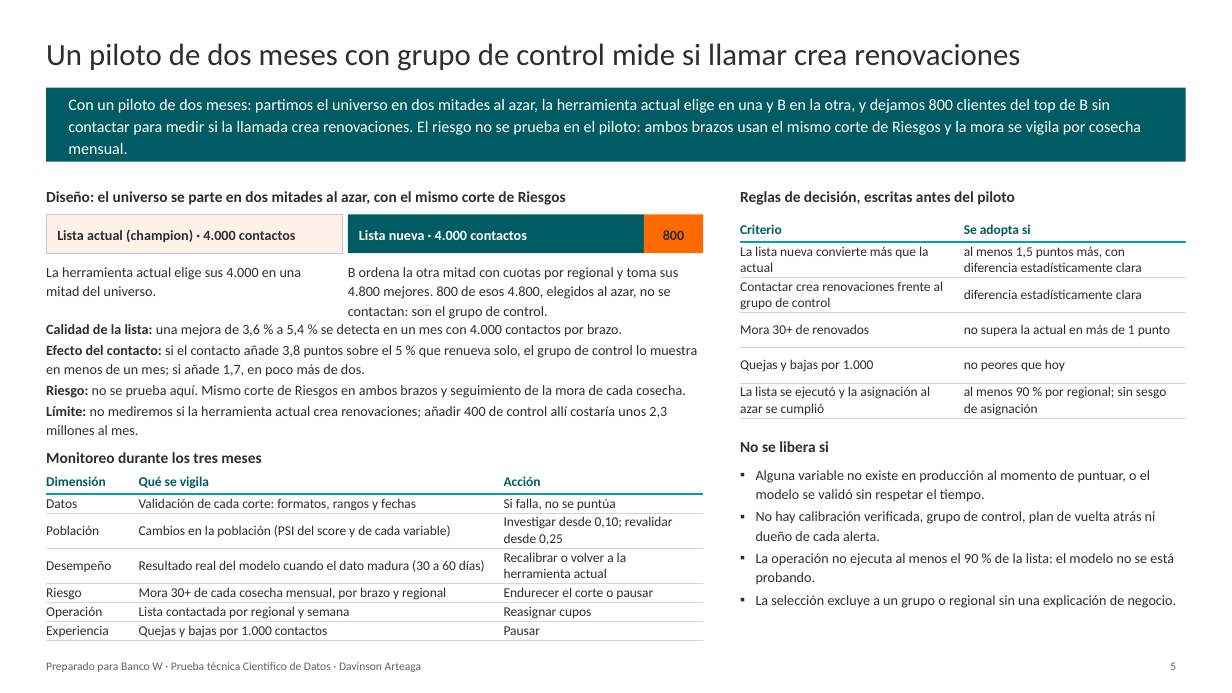
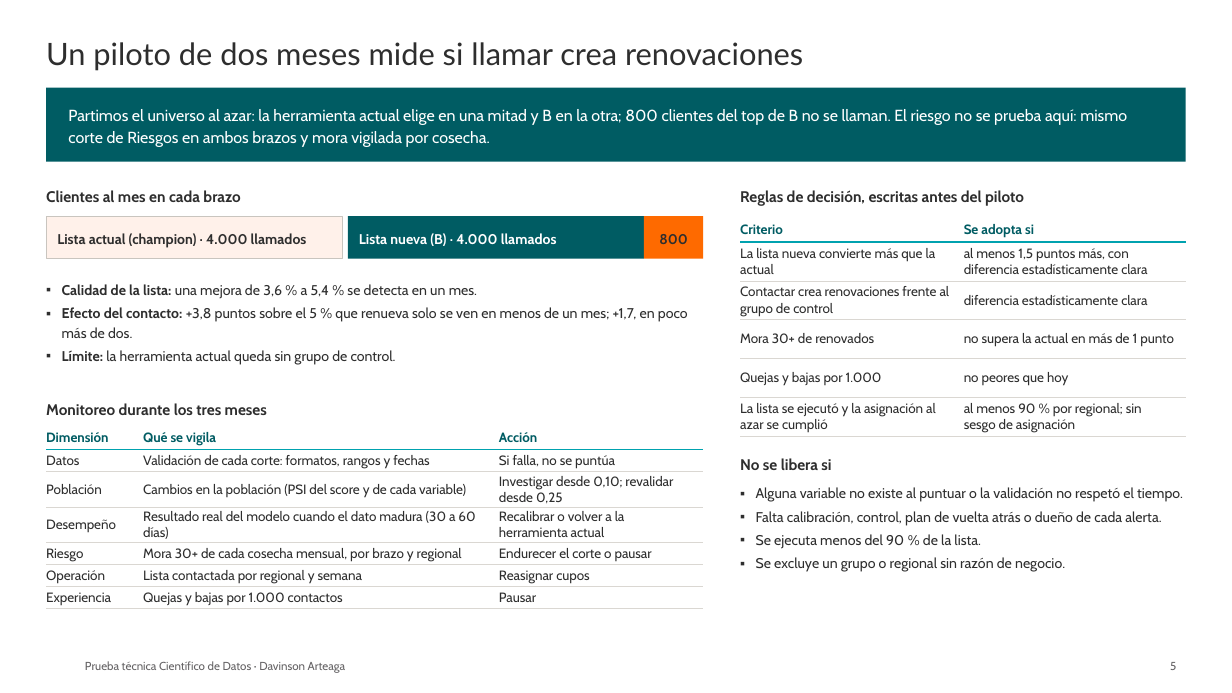
Before and after one commit to DavinsonA/bancow, a slide deck: slide 5 of entregables/BancoW_Priorizacion_Renovaciones_DavinsonArteaga.pptx. Drawn at 1232x693 pixels with LibreOffice and Linux fonts; fonts in the diff are those of the drawing; background and template pictures are left out. Boxes give left, top, right and bottom in pixels: in the first picture for what was removed or moved away, otherwise in the second. Text is boxed around its words. In the diff, an @@ line names an element or a change of style, - is before the commit and + after.

```diff
--- a/entregables/BancoW_Priorizacion_Renovaciones_DavinsonArteaga.pptx
+++ b/entregables/BancoW_Priorizacion_Renovaciones_DavinsonArteaga.pptx
@@ title at (46, 42, 803, 71): text changed; font Calibri to Lato @@
-Un piloto de dos meses con grupo de control mide si llamar crea renovaciones
+Un piloto de dos meses mide si llamar crea renovaciones
@@ text at (68, 109, 1127, 147): text changed; font Calibri to Cabin @@
-Con un piloto de dos meses: partimos el universo en dos mitades al azar, la herramienta actual elige en una y B en la otra, y dejamos 800 clientes del top de B sin contactar para medir si la llamada crea renovaciones. El riesgo no se prueba en el piloto: ambos brazos usan el mismo corte de Riesgos y la mora se vigila por cosecha mensual.
+Partimos el universo al azar: la herramienta actual elige en una mitad y B en la otra; 800 clientes del top de B no se llaman. El riesgo no se prueba aquí: mismo corte de Riesgos en ambos brazos y mora vigilada por cosecha.
@@ text at (46, 190, 240, 202): text changed; font Calibri to Cabin @@
-Diseño: el universo se parte en dos mitades al azar, con el mismo corte de Riesgos
+Clientes al mes en cada brazo
@@ rectangle: place and size @@
-rectangle at (46, 214, 342, 253)
+rectangle at (46, 216, 342, 259)
@@ text at (57, 233, 307, 248): text changed; font Calibri to Cabin @@
-Lista actual (champion) · 4.000 contactos
+Lista actual (champion) · 4.000 llamados
@@ rectangle: place and size @@
-rectangle at (348, 214, 643, 253)
+rectangle at (348, 216, 643, 259)
@@ text at (359, 233, 557, 246): text changed; font Calibri to Cabin @@
-Lista nueva · 4.000 contactos
+Lista nueva (B) · 4.000 llamados
@@ rectangle: place and size @@
-rectangle at (644, 214, 703, 253)
+rectangle at (644, 216, 703, 259)
@@ table at (740, 214, 1186, 437) @@
@@ font Calibri to Cabin @@
@@ borders changed @@
@@ text removed at (46, 267, 302, 296) @@
-La herramienta actual elige sus 4.000 en una mitad del universo.
@@ text removed at (348, 267, 678, 319) @@
-B ordena la otra mitad con cuotas por regional y toma sus 4.800 mejores. 800 de esos 4.800, elegidos al azar, no se contactan: son el grupo de control.
@@ text at (62, 284, 688, 365): text changed; font Calibri to Cabin @@
-▪ Calidad de la lista: una mejora de 3,6 % a 5,4 % se detecta en un mes con 4.000 contactos por brazo.
-▪ Efecto del contacto: si el contacto añade 3,8 puntos sobre el 5 % que renueva solo, el grupo de control lo muestra en menos de un mes; si añade 1,7, en poco más de dos.
-▪ Riesgo: no se prueba aquí. Mismo corte de Riesgos en ambos brazos y seguimiento de la mora de cada cosecha.
-▪ Límite: no mediremos si la herramienta actual crea renovaciones; añadir 400 de control allí costaría unos 2,3 millones al mes.
+▪ Calidad de la lista: una mejora de 3,6 % a 5,4 % se detecta en un mes.
+▪ Efecto del contacto: +3,8 puntos sobre el 5 % que renueva solo se ven en menos de un mes; +1,7, en poco más de dos.
+▪ Límite: la herramienta actual queda sin grupo de control.
@@ font Calibri to Cabin in 5 elements at (1170, 662, 1176, 670), (659, 234, 687, 244), (740, 190, 1024, 206), (740, 458, 831, 470), (46, 403, 267, 415) @@
@@ text "Monitoreo durante los tres meses": place and size @@
-text "Monitoreo durante los tres meses" at (46, 452, 261, 463)
+text "Monitoreo durante los tres meses" at (46, 403, 267, 415)
@@ table at (46, 427, 703, 609) @@
@@ font Calibri to Cabin @@
@@ borders changed @@
@@ table: place and size @@
-table at (46, 471, 703, 642)
+table at (46, 427, 703, 609)
@@ text "No se libera si": place and size @@
-text "No se libera si" at (740, 441, 829, 452)
+text "No se libera si" at (740, 458, 831, 470)
@@ text at (756, 487, 1183, 572): text changed; font Calibri to Cabin @@
-▪ Alguna variable no existe en producción al momento de puntuar, o el modelo se validó sin respetar el tiempo.
-▪ No hay calibración verificada, grupo de control, plan de vuelta atrás ni dueño de cada alerta.
-▪ La operación no ejecuta al menos el 90 % de la lista: el modelo no se está probando.
-▪ La selección excluye a un grupo o regional sin una explicación de negocio.
+▪ Alguna variable no existe al puntuar o la validación no respetó el tiempo.
+▪ Falta calibración, control, plan de vuelta atrás o dueño de cada alerta.
+▪ Se ejecuta menos del 90 % de la lista.
+▪ Se excluye un grupo o regional sin razón de negocio.
@@ text at (85, 661, 345, 673): text changed; font Calibri to Cabin @@
-Preparado para Banco W · Prueba técnica Científico de Datos · Davinson Arteaga
+Prueba técnica Científico de Datos · Davinson Arteaga
```
Also in this commit, not shown: 6 other slides changed, 3 other files.
